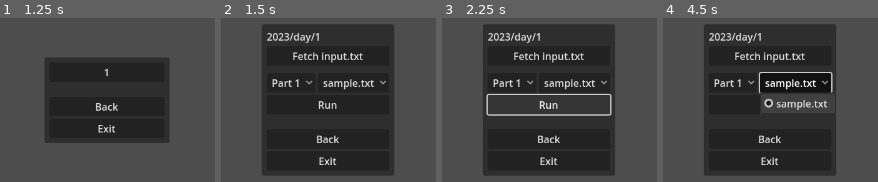
Above: before the commit, frames 1-4 (left to right).
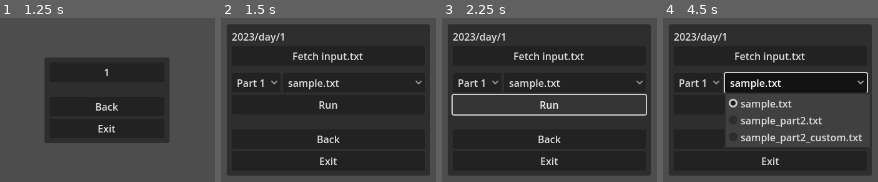
Above: after the commit, the same moments.

Repository: aranasaurus/advent-of-code-godot
Game: Godot game, scene res://common/main_menu.tscn
The game is run twice, just before and just after one commit, with the same random seed, the same clock (stepped at 60 frames per second) and the same inputs.
Inputs:
- Up to frame 1 (1.25 s): click "2023" at 0.5 s
- Up to frame 2 (1.5 s): click "1" at 1.25 s
- Up to frame 3 (2.25 s): click "Run" at 2 s
- Up to frame 4 (4.5 s): click "Fetch input.txt" at 2.75 s; click "Part 1" at 3.5 s; click "sample.txt" at 4.25 s

Frame 1 is identical in both runs. In frame 2, 33% of the frame differs, in the area x 2-98%, y 4-96%; in frame 3, 30%; in frame 4, 37%.
Error in both runs: Invalid call. Nonexistent function 'part_1' in base 'Nil'. (res://common/main_menu.gd:134)

Commit message:
Solve 2023 Day 1 Part 2

Diff:
--- a/entries/2023/day/1/solution.gd
+++ b/entries/2023/day/1/solution.gd
@@ -4,16 +4,20 @@
 	get:
 		return get_script().resource_path.get_base_dir()
 
+var word_digit_map := {
+	"one": "1",
+	"two": "2",
+	"three": "3",
+	"four": "4",
+	"five": "5",
+	"six": "6",
+	"seven": "7",
+	"eight": "8",
+	"nine": "9"
+}
+
 func part_1(input_filename: String):
-	var lines := get_input_string(input_filename).split("\n")
-	var number_lines = Array(lines).map(func(line: String):
-		var numbers := []
-		for c in line:
-			if c.is_valid_int():
-				numbers.append(c)
-		return numbers
-	)
-	print(number_lines)
+	var number_lines := get_number_lines(input_filename)
 
 	var numbers := []
 	for line: Array in number_lines:
@@ -23,6 +27,42 @@
 	var sum: int = numbers.reduce(convert_to_int_and_sum, 0)
 	print(sum)
 
+func part_2(input_filename: String):
+	var number_lines := get_number_lines(input_filename, true).filter(func(line): return not line.is_empty())
+	print(number_lines)
+	var numbers := []
+	for line: Array in number_lines:
+		numbers.append(line.front() + line.back())
+	print(numbers)
+
+	var sum: int = numbers.reduce(convert_to_int_and_sum, 0)
+	print(sum)
+
+func get_number_lines(input_filename: String, replace_words: bool = false) -> Array:
+	var lines := get_input_string(input_filename).split("\n")
+	var number_lines = Array(lines).map(func(line: String):
+		var numbers := []
+		if replace_words:
+			var inserts := {}
+			for key in word_digit_map:
+				var i = line.find(key)
+				while i >= 0:
+					inserts[i] = word_digit_map[key]
+					i = line.find(key, i + 1)
+
+			var sorted_inserts = inserts.keys()
+			sorted_inserts.sort()
+			for i in sorted_inserts.size():
+				var original_location = sorted_inserts[i]
+				line = line.insert(original_location + i, inserts[original_location])
+
+		for c in line:
+			if c.is_valid_int():
+				numbers.append(c)
+		return numbers
+	)
+	return number_lines
+
 func convert_to_int_and_sum(sum: int, n: String) -> int:
 	return sum + int(n)
 
Not shown, added: entries/2023/day/1/sample_part2.txt
Not shown, added: entries/2023/day/1/sample_part2_custom.txt
